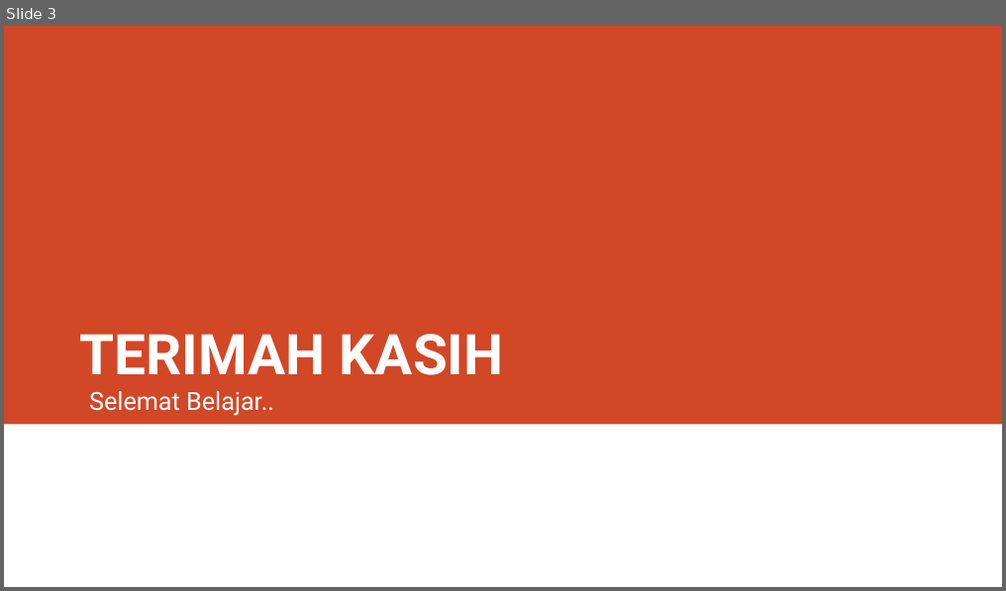
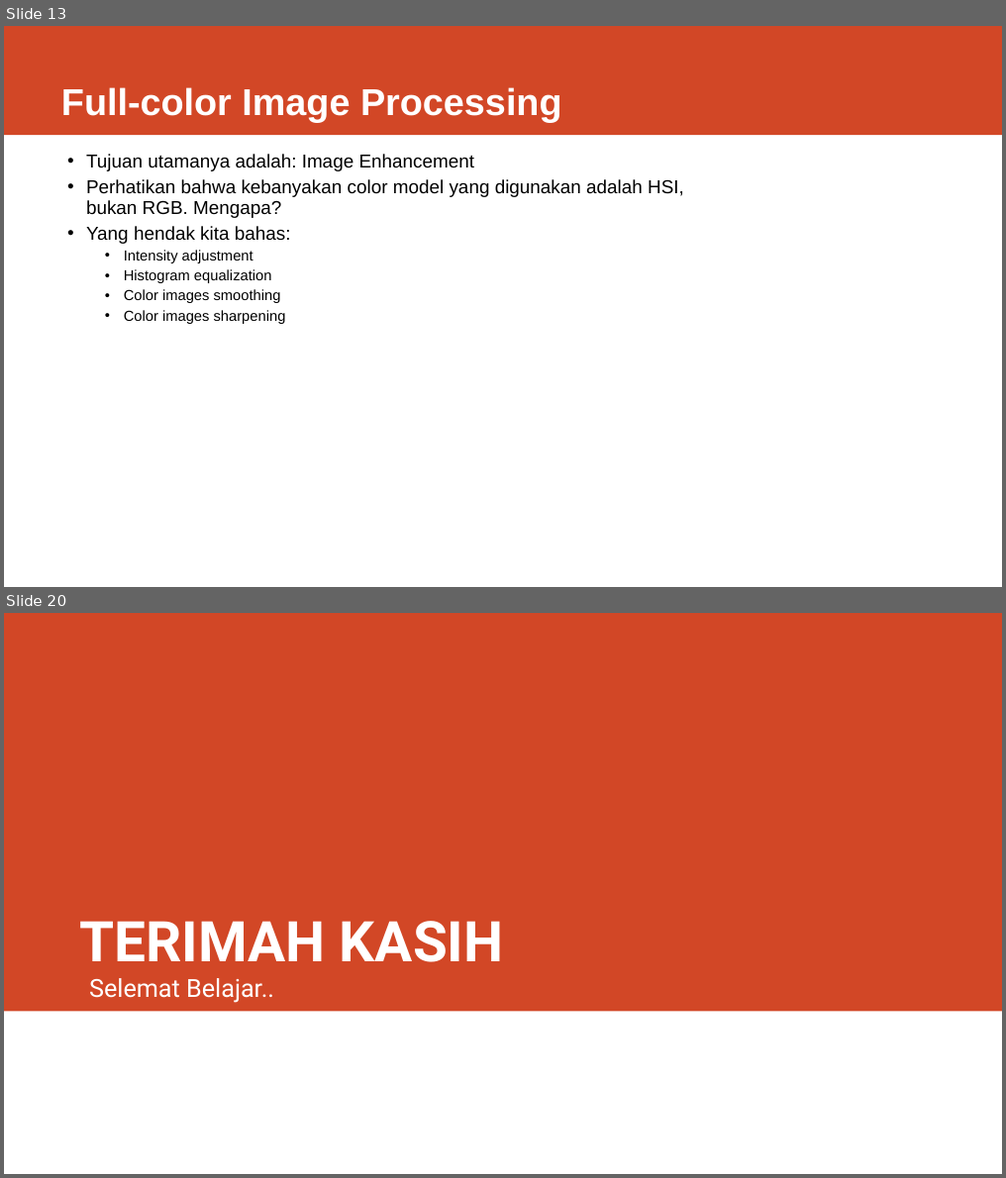
Before and after one commit to rizalarfani/Pengolahan-Citra-Digital-PCD-, a slide deck: Materi/Matriks.pptx. Shown one above the other, each under a label of ours: slide 3 before the commit, slides 13 and 20 after it; the slides between them are not shown. The pictures are 1006x591 and 1006x1178 pixels, drawn with LibreOffice and Linux fonts; fonts in the diff are those of the drawing. Boxes give left, top, right and bottom in pixels: in the first picture for what was removed or moved away, otherwise in the second. Text is boxed around its words. In the diff, an @@ line names an element or a change of style, - is before the commit and + after.

Commit message:
add color image dan latihan color image

```diff
--- a/Materi/Matriks.pptx
+++ b/Materi/Matriks.pptx
@@ slide 13 added at bbox=[4, 26, 1002, 587], background #FFFFFF @@
@@ rectangle added at bbox=[4, 26, 1002, 135], fill #D24726 @@
@@ title added at bbox=[61, 87, 562, 122], 36 pt, text #FFFFFF, bold @@
+Full-color Image Processing
@@ text added at bbox=[86, 154, 684, 324], 18 pt, text #000000 @@
+• Tujuan utamanya adalah: Image Enhancement
+• Perhatikan bahwa kebanyakan color model yang digunakan adalah HSI, bukan RGB. Mengapa?
+• Yang hendak kita bahas:
+  • Intensity adjustment
+  • Histogram equalization
+  • Color images smoothing
+  • Color images sharpening
@@ what was slide 3 is now slide 20 @@
```
Also in this commit, not shown: 1 slide changed, 17 other slides added, 1 slide removed, 2 other files.
